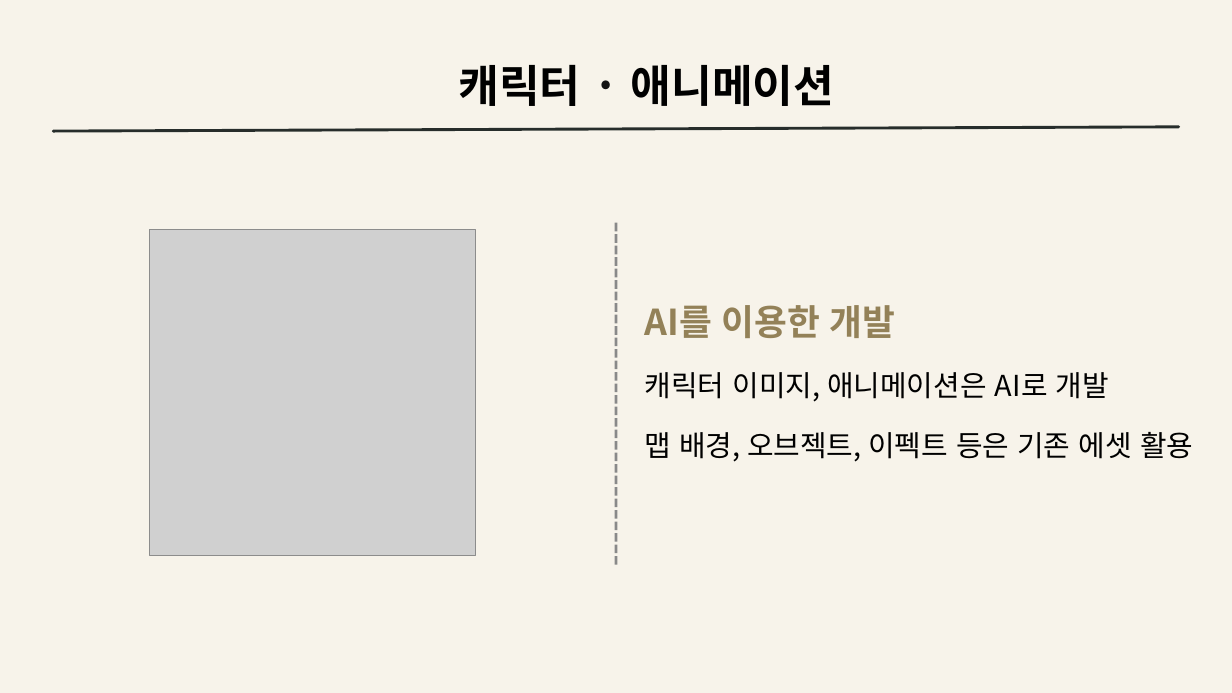
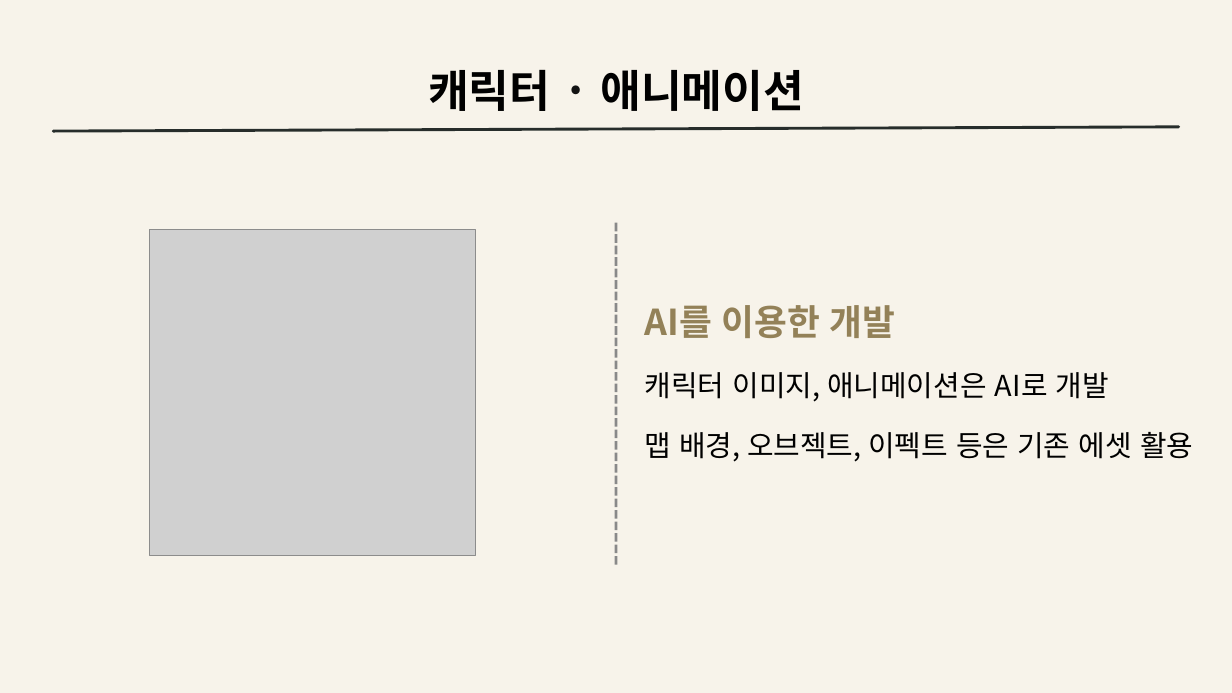
Before and after one commit to sinoh19/2D_Game_Project, a slide deck: slide 10 of 2D게임_1차기획.pptx. Drawn at 1232x693 pixels with LibreOffice and Linux fonts; fonts in the diff are those of the drawing; grey boxes stand for pictures. Boxes give left, top, right and bottom in pixels: in the first picture for what was removed or moved away, otherwise in the second. Text is boxed around its words. In the diff, an @@ line names an element or a change of style, - is before the commit and + after.

```diff
--- a/2D게임_1차기획.pptx
+++ b/2D게임_1차기획.pptx
@@ text "캐릭터 · 애니메이션": place and size @@
-text "캐릭터 · 애니메이션" at (459, 65, 834, 106)
+text "캐릭터 · 애니메이션" at (428, 70, 803, 111)
```
Also in this commit, not shown: 2 other slides changed, 1 slide added.
